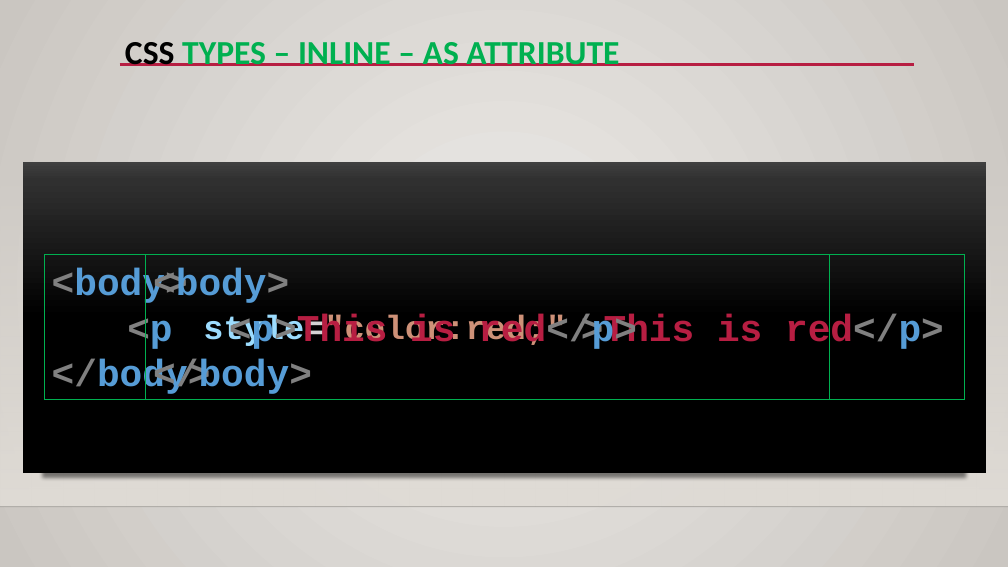
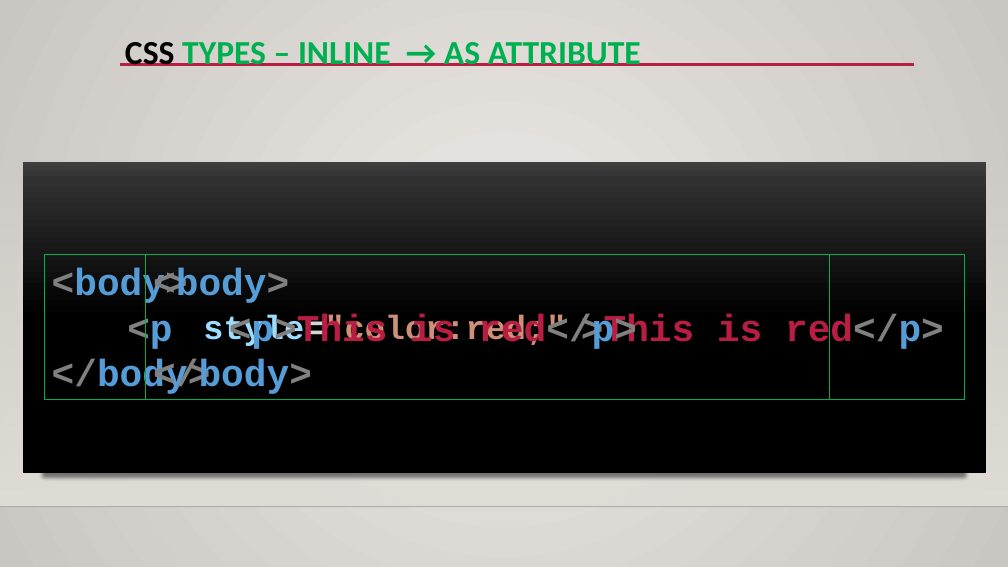
Before and after one commit to malikme3/ravens-test, a slide deck: slide 16 of css-bootstrap-less.pptx. Drawn at 1008x567 pixels with LibreOffice and Linux fonts; fonts in the diff are those of the drawing; background and template pictures are left out. Boxes give left, top, right and bottom in pixels: in the first picture for what was removed or moved away, otherwise in the second. Text is boxed around its words. In the diff, an @@ line names an element or a change of style, - is before the commit and + after.

Commit message:
test

```diff
--- a/css-bootstrap-less.pptx
+++ b/css-bootstrap-less.pptx
@@ title at (x1=125, y1=42, x2=641, y2=66): text changed @@
-CSS TYPES – INLINE – AS ATTRIBUTE
+CSS TYPES – INLINE → AS ATTRIBUTE
```
